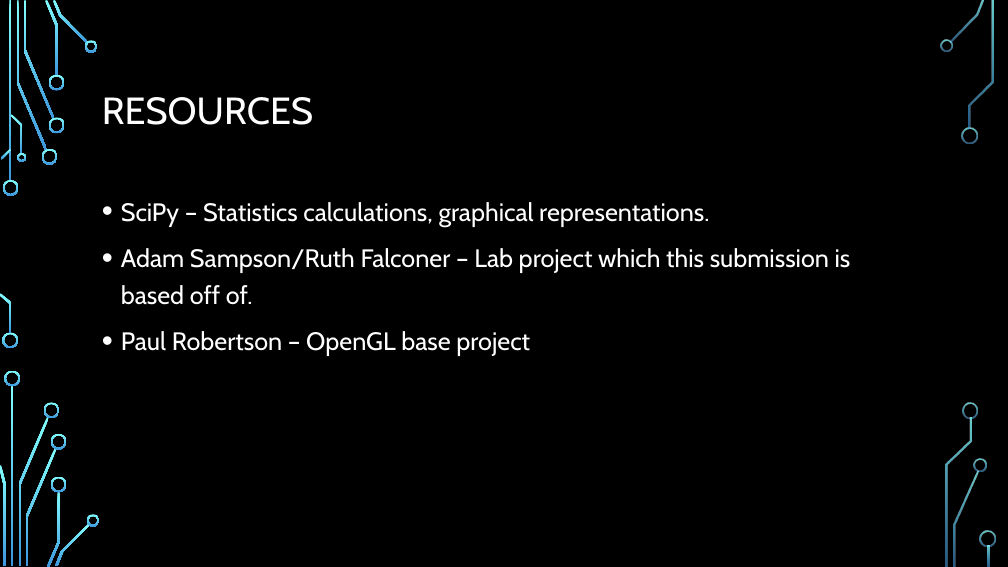
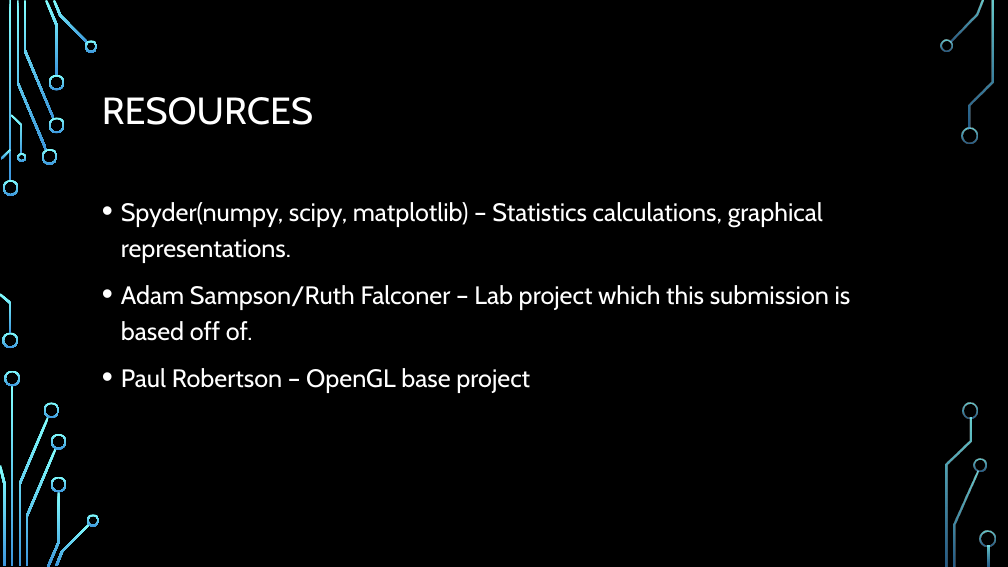
Before and after one commit to Shorte240/DSaA-Submission, a slide deck: slide 23 of CMP202 Assessment.pptx (slide 24 before the commit). Drawn at 1008x567 pixels with LibreOffice and Linux fonts; fonts in the diff are those of the drawing; background and template pictures are left out. Boxes give left, top, right and bottom in pixels: in the first picture for what was removed or moved away, otherwise in the second. Text is boxed around its words. In the diff, an @@ line names an element or a change of style, - is before the commit and + after.

```diff
--- a/CMP202 Assessment.pptx
+++ b/CMP202 Assessment.pptx
@@ text at bbox=[121, 202, 823, 263]: text changed @@
-• SciPy – Statistics calculations, graphical representations.
+• Spyder(numpy, scipy, matplotlib) – Statistics calculations, graphical representations.
```
Also in this commit, not shown: 5 other slides changed, 1 slide added, 1 slide removed, 5 other files.
